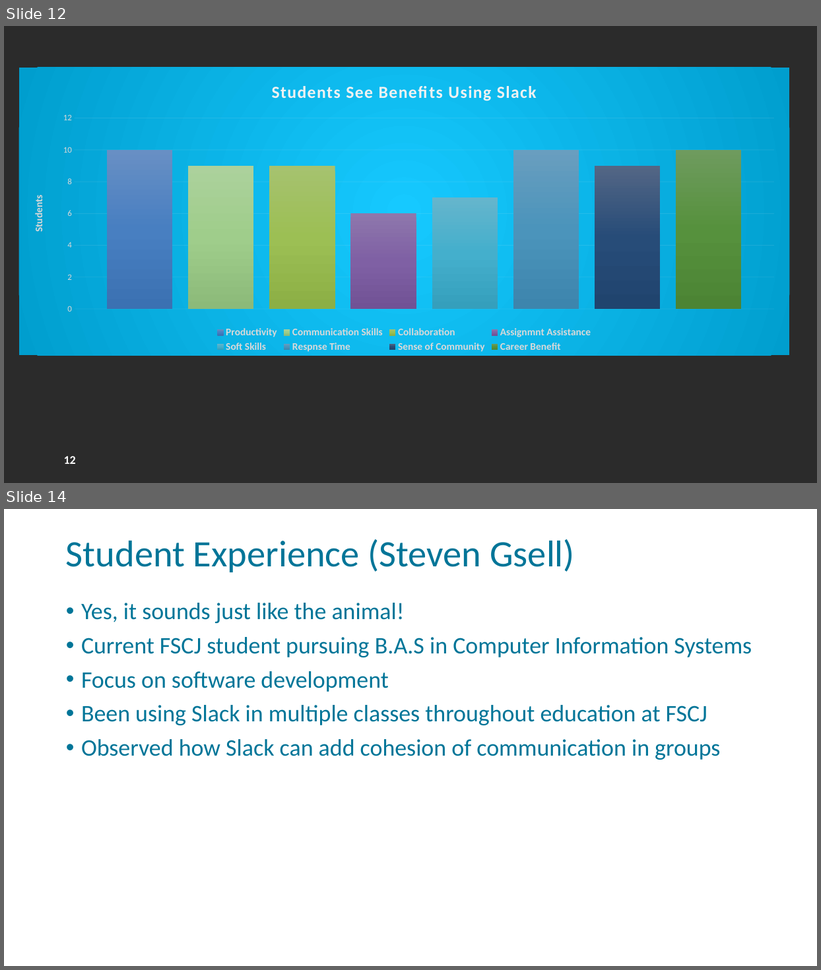
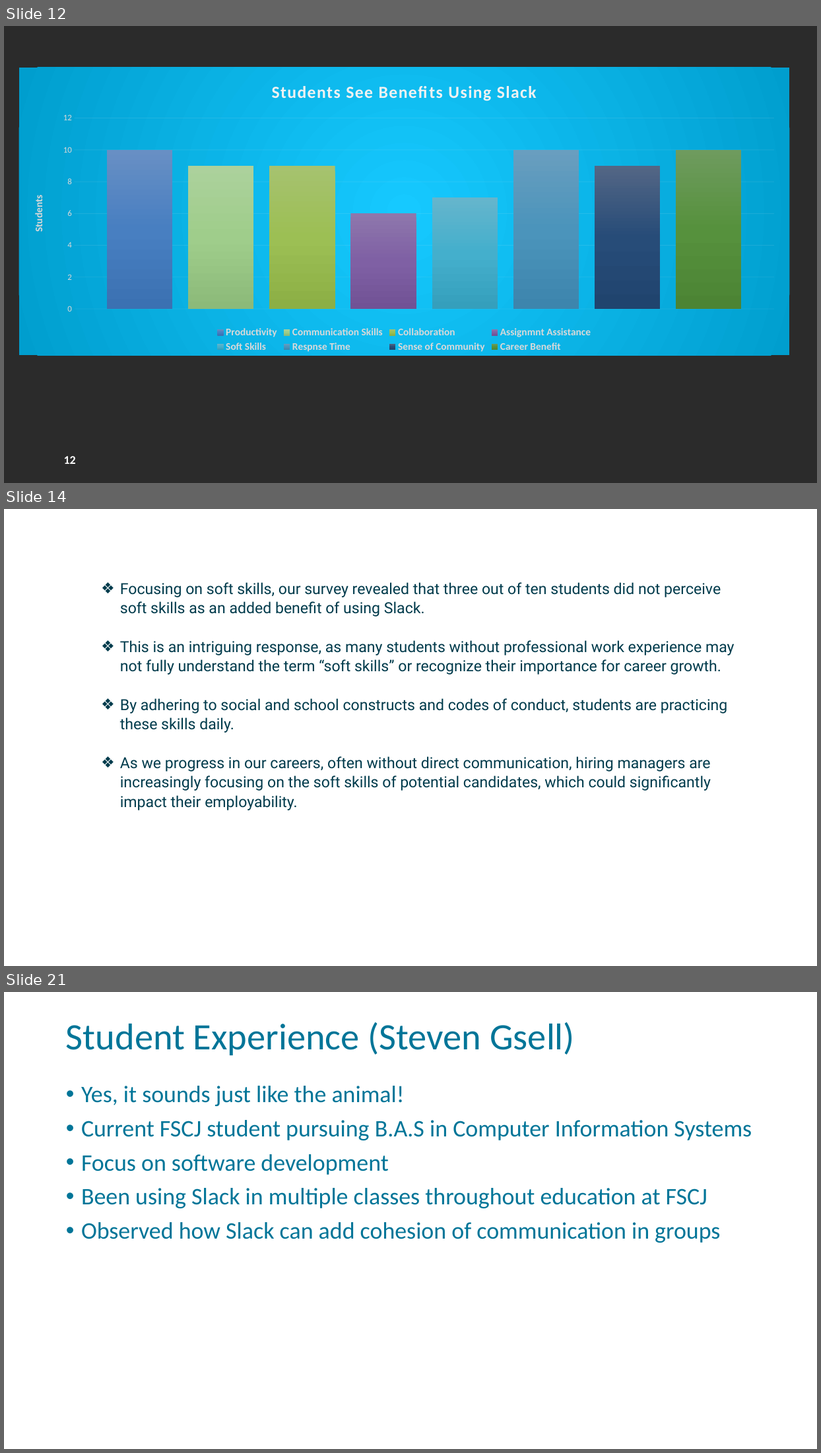
Before and after one commit to FSCJ-FacultyDev/HITEC2024, a slide deck: LeveragingSlackForStudentCollaboration.pptx. Shown one above the other, each under a label of ours: slides 12 and 14 before the commit, slides 12, 14 and 21 after it; the slides between them are not shown. The pictures are 821x970 and 821x1453 pixels, drawn with LibreOffice and Linux fonts; fonts in the diff are those of the drawing; background and template pictures are left out; a plain dark background stands for a picture behind light text. Boxes give left, top, right and bottom in pixels: in the first picture for what was removed or moved away, otherwise in the second. Text is boxed around its words. In the diff, an @@ line names an element or a change of style, - is before the commit and + after.

```diff
--- a/LeveragingSlackForStudentCollaboration.pptx
+++ b/LeveragingSlackForStudentCollaboration.pptx
@@ slide 14 added at (4, 509, 817, 966), background picture (left out); not listed: 1 template element that a slide beside it also shows @@
@@ text added at (120, 582, 735, 811), 18 pt, text #003A4C @@
+❖ Focusing on soft skills, our survey revealed that three out of ten students did not perceive soft skills as an added benefit of using Slack.
+❖ This is an intriguing response, as many students without professional work experience may not fully understand the term “soft skills” or recognize their importance for career growth.
+❖ By adhering to social and school constructs and codes of conduct, students are practicing these skills daily.
+❖ As we progress in our careers, often without direct communication, hiring managers are increasingly focusing on the soft skills of potential candidates, which could significantly impact their employability.
@@ what was slide 14 is now slide 21 @@
```
Also in this commit, not shown: 2 slides changed, 6 other slides added.
